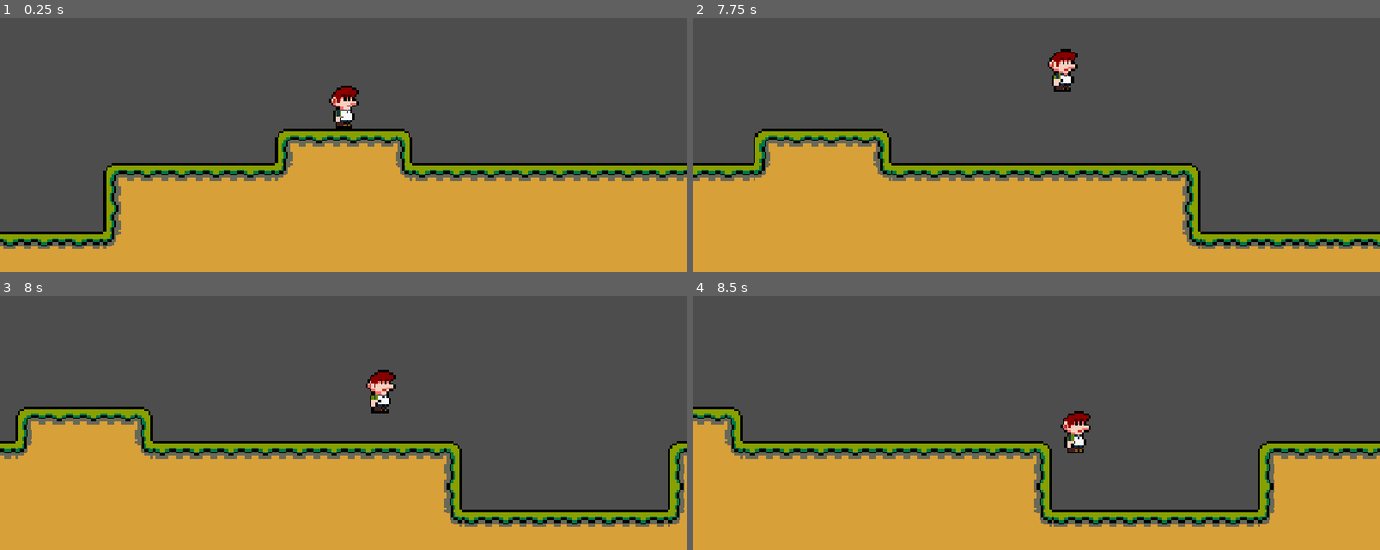
Above: before the commit, frames 1-4 (two rows, left to right).
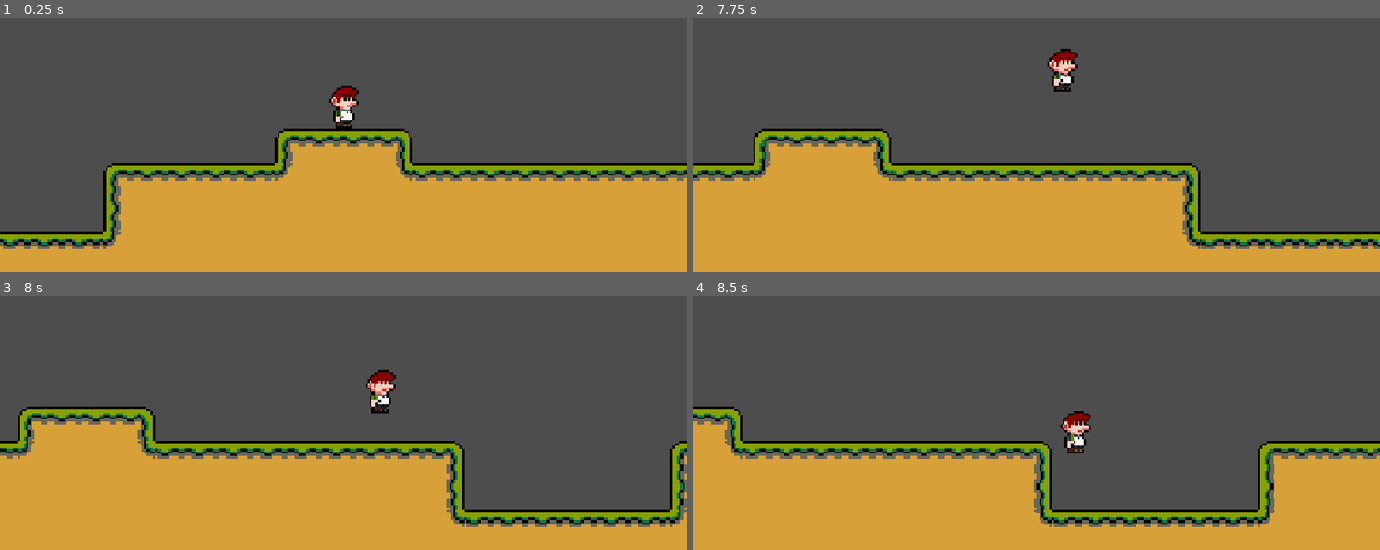
Above: after the commit, the same moments.

Repository: kaikzyx/naturemetria
Game: Godot game, scene res://source/main.tscn
Same seed, same stepped clock (60 frames per second), same inputs: the game is played once before the commit and once after it.
Inputs:
- Up to frame 1 (0.25 s): no input
- Up to frame 2 (7.75 s): tap Enter at 0.5 s; hold D (move_right) 0.53-2.03 s; tap Space (jump) at 0.77, 1.52, 3.02, 3.77, 4.52, 6.02, 6.77, 7.52 s; hold A (move_left) 2.03-2.78 s; hold D (move_right) 2.78-4.28 s; hold A (move_left) 4.28-5.03 s; hold D (move_right) 5.03-5.78 s; hold A (move_left) 5.78-7.28 s; hold D (move_right) from 7.28 s (still down)
- Up to frame 3 (8 s): keep holding D (move_right)
- Up to frame 4 (8.5 s): keep holding D (move_right)

Frames 1-2 are identical in both runs. In frame 3, 2.7% of the frame differs, in the area x 0-100%, y 43-91%; in frame 4, nothing differs.

Commit message:
refactor: remove dirt tile collision

Diff:
--- a/source/world/world.tscn
+++ b/source/world/world.tscn
@@ -15,7 +15,6 @@
 0:1/0 = 0
 0:1/0/physics_layer_0/polygon_0/points = PackedVector2Array(-8, -8, 8, -8, 8, 8, -8, 8)
 1:1/0 = 0
-1:1/0/physics_layer_0/polygon_0/points = PackedVector2Array(-8, -8, 8, -8, 8, 8, -8, 8)
 2:1/0 = 0
 2:1/0/physics_layer_0/polygon_0/points = PackedVector2Array(-8, -8, 8, -8, 8, 8, -8, 8)
 0:2/0 = 0
